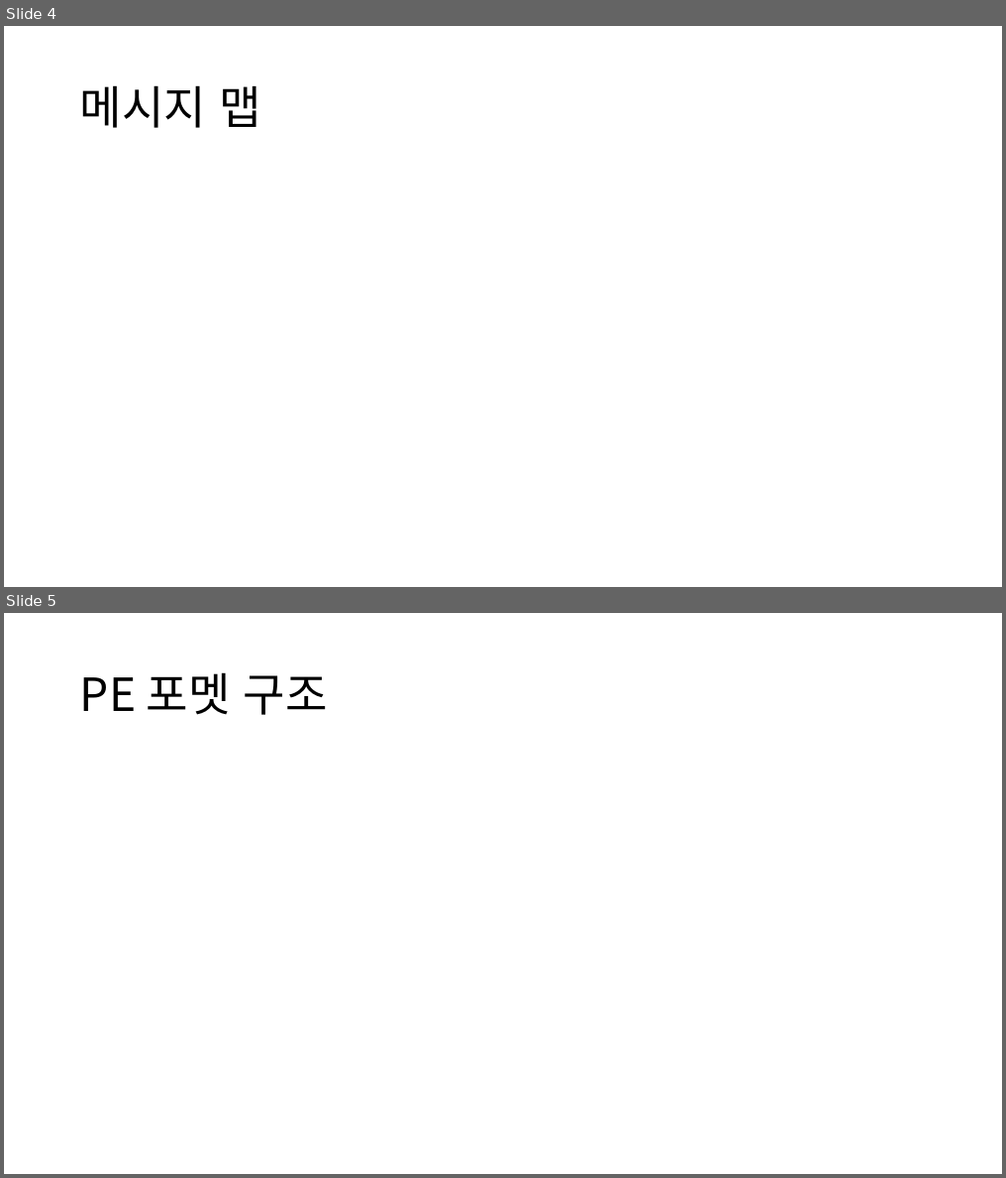
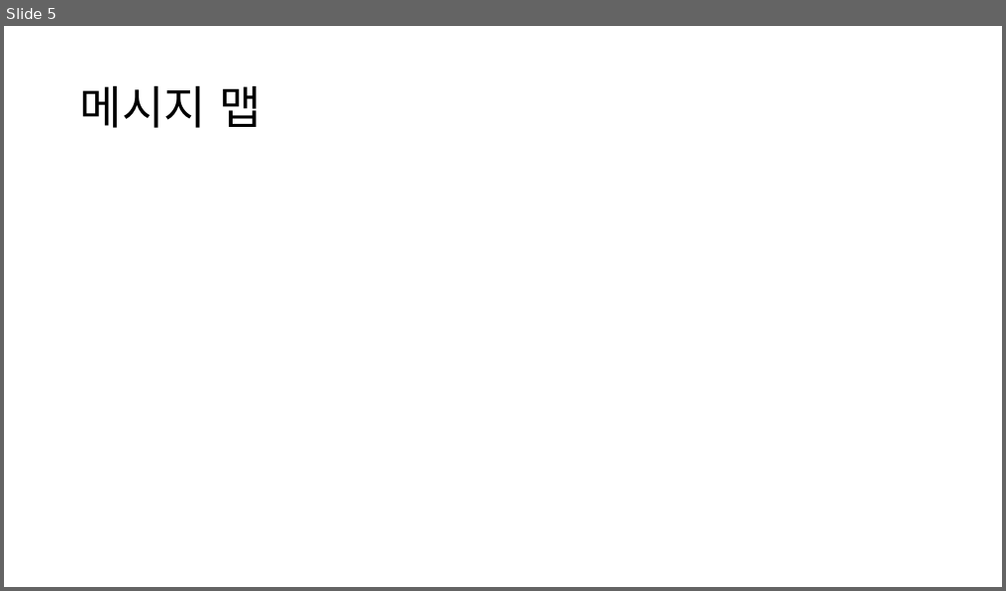
Before and after one commit to NSJ-student/context-switching, a slide deck: document/context switching.pptx. Shown one above the other, each under a label of ours: slides 4 and 5 before the commit, slide 5 after it. The pictures are 1006x1178 and 1006x591 pixels, drawn with LibreOffice and Linux fonts; fonts in the diff are those of the drawing. Boxes give left, top, right and bottom in pixels: in the first picture for what was removed or moved away, otherwise in the second. Text is boxed around its words. In the diff, an @@ line names an element or a change of style, - is before the commit and + after.

```diff
--- a/document/context switching.pptx
+++ b/document/context switching.pptx
@@ slide 5 removed at bbox=[4, 613, 1002, 1174], background #FFFFFF @@
@@ title removed at bbox=[80, 672, 328, 715] @@
-PE 포멧 구조
@@ what was slide 4 is now slide 5 @@
```
Also in this commit, not shown: 2 slides changed, 7 slides added, 1 other slide removed, 1 other file.
